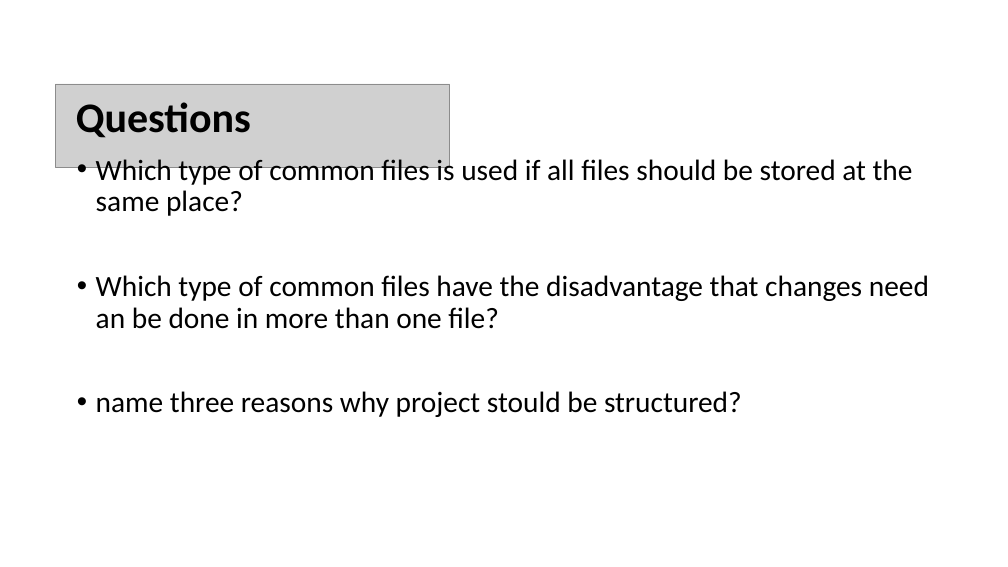
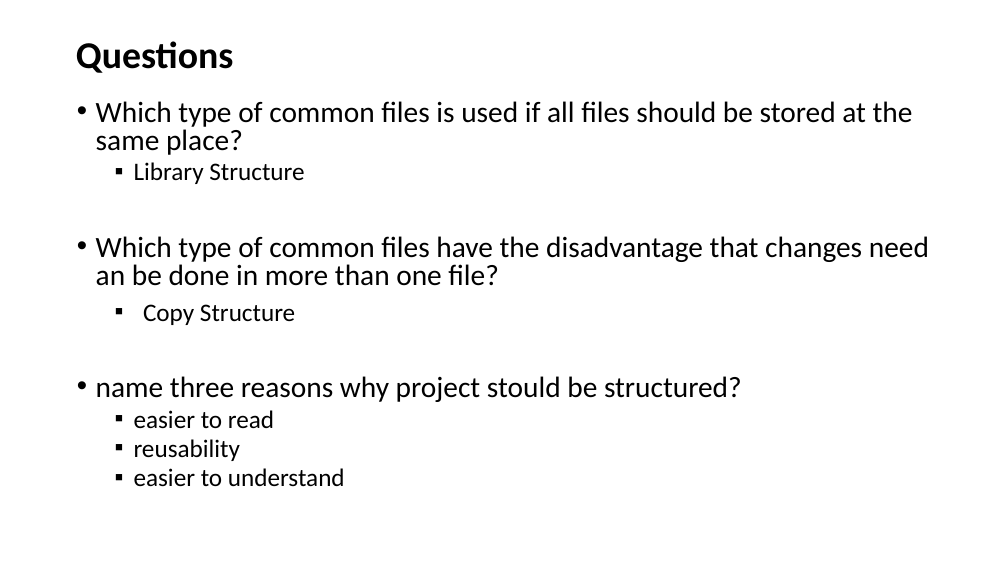
Before and after one commit to eiswasser/Sumobotic, a slide deck: slide 8 of Recap.pptx. Drawn at 1008x567 pixels with LibreOffice and Linux fonts; fonts in the diff are those of the drawing; grey boxes stand for pictures. Boxes give left, top, right and bottom in pixels: in the first picture for what was removed or moved away, otherwise in the second. Text is boxed around its words. In the diff, an @@ line names an element or a change of style, - is before the commit and + after.

```diff
--- a/Recap.pptx
+++ b/Recap.pptx
@@ title "Questions" at [76, 41, 234, 73]: size 40 to 36 pt @@
@@ picture removed at [55, 84, 449, 167] @@
@@ text "Which type of common files ...": place and size @@
-text "Which type of common files ..." at [96, 155, 929, 417]
+text "Which type of common files ..." at [96, 101, 929, 487]
@@ text at [96, 101, 929, 402]: line spacing 0.9 to 0.8 @@
@@ text at [134, 162, 304, 184]: paragraph added @@
+  ▪ Library Structure
@@ text at [143, 304, 295, 325]: paragraph added @@
+    ▪ Copy Structure
@@ text at [134, 410, 345, 487]: paragraphs added @@
+  ▪ easier to read
+  ▪ reusability
+  ▪ easier to understand
```
Also in this commit, not shown: 1 other slide changed.
